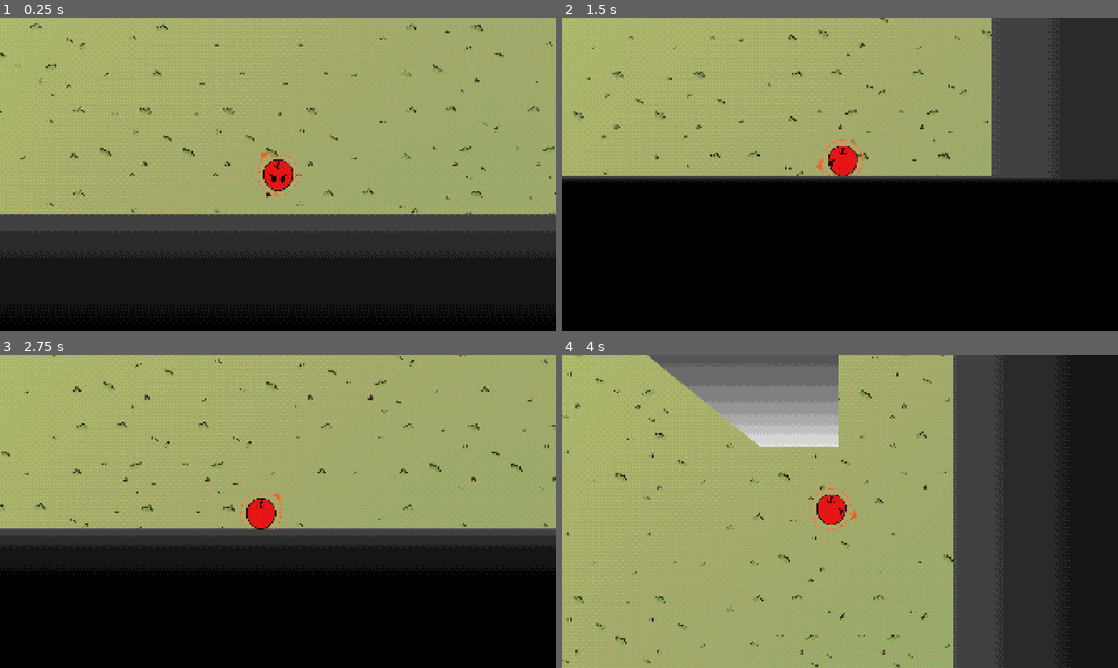
Above: before the commit, frames 1-4 (two rows, left to right).
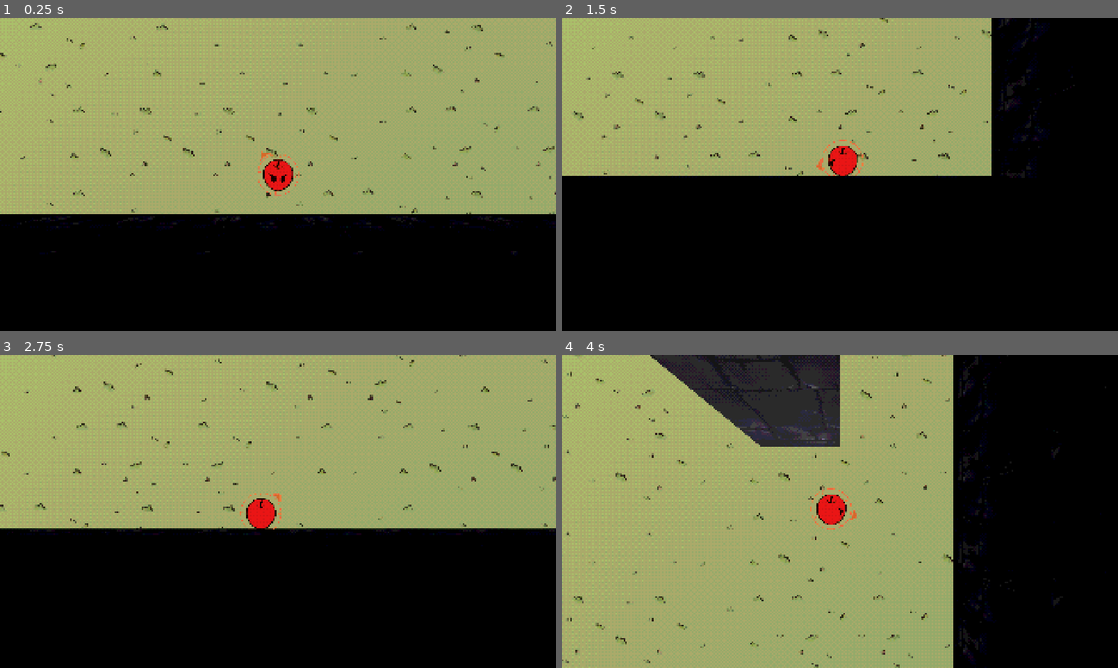
Above: after the commit, the same moments.

Repository: CasualShrub/arrow-head
Game: Godot game, scene res://scenes/levels/level_5.tscn
The game is run twice, just before and just after one commit, with the same random seed, the same clock (stepped at 60 frames per second) and the same inputs. This scene is started directly instead of the project's main scene. Sound files missing from this copy of the repository are replaced by a short silence.
Inputs (mouse positions are in pixels of both pictures, inside the frame that each line leads up to):
- Up to frame 1 (0.25 s): no input
- Up to frame 2 (1.5 s): tap Enter at 0.5 s; move the mouse to (962, 158) at 0.52 s; hold D (move_right) 0.53-1.28 s; hold Space (fire) 0.53-1.28 s; move the mouse to (728, 190) at 1.27 s; hold S (move_down) from 1.28 s (still down); tap R at 1.35 s
- Up to frame 3 (2.75 s): move the mouse to (333, 442) at 2.02 s; release S (move_down) at 2.03 s; hold D (move_right) from 2.03 s (still down); hold Space (fire) from 2.03 s (still down)
- Up to frame 4 (4 s): move the mouse to (812, 574) at 2.77 s; release D (move_right) at 2.78 s; release Space (fire) at 2.78 s; hold W (move_up) 2.78-3.53 s; tap R at 2.85 s; move the mouse to (1006, 558) at 3.52 s; hold A (move_left) from 3.53 s (still down); hold Space (fire) from 3.53 s (still down)

The runs differ from the first frame. In frame 1, 13% of the frame differs, in the area x 0-100%, y 62-77%; in frame 2, 13%; in frame 3, 5.7%; in frame 4, 27%, in the area x 15-92%, y 0-100%.

Commit message:
Update level_5.tscn

Diff:
--- a/scenes/levels/level_5.tscn
+++ b/scenes/levels/level_5.tscn
@@ -1,14 +1,25 @@
 [gd_scene format=3 uid="uid://dxidq6hqxgc5t"]
 
 [ext_resource type="PackedScene" uid="uid://b6c1h2si8ob6l" path="res://scenes/levels/encounter.tscn" id="1_r1vs7"]
-[ext_resource type="Shader" uid="uid://buv2tktnh5ufo" path="res://shaders/fade.gdshader" id="2_845dy"]
 [ext_resource type="PackedScene" uid="uid://c5i7j0ac0apq" path="res://scenes/enemies/enemy_bananarotten_line.tscn" id="2_laj7o"]
 [ext_resource type="PackedScene" uid="uid://b0566e6bt2wnb" path="res://scenes/enemies/enemy_bananaunripe_spray.tscn" id="3_fi56y"]
 [ext_resource type="PackedScene" uid="uid://b7xvltf5sfgso" path="res://scenes/enemies/enemy_spray.tscn" id="5_fi56y"]
+[ext_resource type="Shader" uid="uid://br4t4iofbd1o1" path="res://shaders/textured_fade.gdshader" id="5_hldbq"]
+[ext_resource type="Texture2D" uid="uid://w5firgaw1fbf" path="res://assets/textures/obsidian.png" id="6_fsnos"]
 
-[sub_resource type="ShaderMaterial" id="ShaderMaterial_845dy"]
+[sub_resource type="ShaderMaterial" id="ShaderMaterial_mxx4w"]
 render_priority = 0
-shader = ExtResource("2_845dy")
+shader = ExtResource("5_hldbq")
+shader_parameter/tex = ExtResource("6_fsnos")
+shader_parameter/tex_scale = 0.5
+shader_parameter/wall_height = 0.51
+shader_parameter/fade_start = -0.04
+
+[sub_resource type="ShaderMaterial" id="ShaderMaterial_vvoq0"]
+render_priority = 0
+shader = ExtResource("5_hldbq")
+shader_parameter/tex = ExtResource("6_fsnos")
+shader_parameter/tex_scale = 0.5
 shader_parameter/wall_height = 0.51
 shader_parameter/fade_start = -0.04
 
@@ -65,90 +76,90 @@
 [node name="some hallway" type="Node3D" parent="." index="2" unique_id=1966035763]
 transform = Transform3D(1, 0, 0, 0, 1, 0, 0, 0, 1, -5.838967, 0, 6.49942)
 
-[node name="SubViewportContainer_SubViewport_World_Walls#CSGBox3D3" type="CSGBox3D" parent="some hallway" index="0" unique_id=740901367]
-transform = Transform3D(1, 0, 0, 0, 1, 0, 0, 0, 1, 27.182518, 2.3838491, -17.231522)
+[node name="SubViewportContainer_SubViewport_World_Walls#CSGBox3D7" type="CSGBox3D" parent="some hallway" index="0" unique_id=410809193]
+transform = Transform3D(1, 0, 0, 0, 1, 0, 0, 0, 1, 27.182518, 2.3838491, -13.91399)
 use_collision = true
 collision_layer = 4
-size = Vector3(54.994644, 5.801819, 10.879425)
-material = SubResource("ShaderMaterial_845dy")
+size = Vector3(54.994644, 5.801819, 4.246002)
+material = SubResource("ShaderMaterial_mxx4w")
 
-[node name="SubViewportContainer_SubViewport_World_Walls#CSGBox3D4" type="CSGBox3D" parent="some hallway" index="1" unique_id=237923923]
+[node name="SubViewportContainer_SubViewport_World_Walls#CSGBox3D8" type="CSGBox3D" parent="some hallway" index="1" unique_id=926636609]
 transform = Transform3D(1, 0, 0, 0, 1, 0, 0, 0, 1, 27.182518, 2.421523, 33.83718)
 use_collision = true
 collision_layer = 4
 size = Vector3(54.994644, 5.8771667, 8.408813)
-material = SubResource("ShaderMaterial_845dy")
+material = SubResource("ShaderMaterial_mxx4w")
 
-[node name="SubViewportContainer_SubViewport_World_Walls#CSGBox3D5" type="CSGBox3D" parent="some hallway" index="2" unique_id=1979992459]
+[node name="SubViewportContainer_SubViewport_World_Walls#CSGBox3D9" type="CSGBox3D" parent="some hallway" index="2" unique_id=1401563776]
 transform = Transform3D(1, 0, 0, 0, 1, 0, 0, 0, 1, 17.08504, 2.4157095, 11.222664)
 use_collision = true
 collision_layer = 4
 size = Vector3(8.714607, 5.8655396, 53.637848)
-material = SubResource("ShaderMaterial_845dy")
+material = SubResource("ShaderMaterial_mxx4w")
 
-[node name="SubViewportContainer_SubViewport_World_Walls#CSGBox3D6" type="CSGBox3D" parent="some hallway" index="3" unique_id=829701429]
+[node name="SubViewportContainer_SubViewport_World_Walls#CSGBox3D10" type="CSGBox3D" parent="some hallway" index="3" unique_id=812518232]
 transform = Transform3D(1, 0, 0, 0, 1, 0, 0, 0, 1, 44.258682, 2.385314, 11.345711)
 use_collision = true
 collision_layer = 4
 size = Vector3(9.330448, 5.8047485, 53.391754)
-material = SubResource("ShaderMaterial_845dy")
+material = SubResource("ShaderMaterial_mxx4w")
 
 [node name="pillars" type="Node3D" parent="." index="3" unique_id=526948520]
 
-[node name="SubViewportContainer_SubViewport_World_Walls#CSGBox3D7" type="CSGBox3D" parent="pillars" index="0" unique_id=1869998688]
-transform = Transform3D(1, 0, 0, 0, 1, 0, 0, 0, 1, 29.824131, 2.385314, 28.711184)
+[node name="SubViewportContainer_SubViewport_World_Walls#CSGBox3D15" type="CSGBox3D" parent="pillars" index="0" unique_id=1587128748]
+transform = Transform3D(1, 0, 0, 0, 1, 0, 0, 0, 1, 20.174522, 2.385314, 28.669191)
 use_collision = true
 collision_layer = 4
-size = Vector3(2.032677, 5.8047485, 1.8213167)
-material = SubResource("ShaderMaterial_845dy")
+size = Vector3(2.0293388, 5.8047485, 1.9053011)
+material = SubResource("ShaderMaterial_vvoq0")
 
-[node name="SubViewportContainer_SubViewport_World_Walls#CSGBox3D10" type="CSGBox3D" parent="pillars" index="1" unique_id=2099551833]
-transform = Transform3D(1, 0, 0, 0, 1, 0, 0, 0, 1, 20.175745, 2.385314, 19.932375)
+[node name="SubViewportContainer_SubViewport_World_Walls#CSGBox3D18" type="CSGBox3D" parent="pillars" index="1" unique_id=2052057168]
+transform = Transform3D(1, 0, 0, 0, 1, 0, 0, 0, 1, 29.84719, 2.385314, 19.907396)
 use_collision = true
 collision_layer = 4
-size = Vector3(2.032677, 5.8047485, 1.8213167)
-material = SubResource("ShaderMaterial_845dy")
+size = Vector3(2.0293388, 5.8047485, 1.9053011)
+material = SubResource("ShaderMaterial_vvoq0")
 
-[node name="SubViewportContainer_SubViewport_World_Walls#CSGBox3D12" type="CSGBox3D" parent="pillars" index="2" unique_id=796477190]
-transform = Transform3D(1, 0, 0, 0, 1, 0, 0, 0, 1, 29.824131, 2.385314, 10.889243)
+[node name="SubViewportContainer_SubViewport_World_Walls#CSGBox3D17" type="CSGBox3D" parent="pillars" index="2" unique_id=1206238523]
+transform = Transform3D(1, 0, 0, 0, 1, 0, 0, 0, 1, 20.174522, 2.385314, 19.907396)
 use_collision = true
 collision_layer = 4
-size = Vector3(2.032677, 5.8047485, 1.8213167)
-material = SubResource("ShaderMaterial_845dy")
+size = Vector3(2.0293388, 5.8047485, 1.9053011)
+material = SubResource("ShaderMaterial_vvoq0")
 
-[node name="SubViewportContainer_SubViewport_World_Walls#CSGBox3D11" type="CSGBox3D" parent="pillars" index="3" unique_id=754584278]
-transform = Transform3D(1, 0, 0, 0, 1, 0, 0, 0, 1, 20.175745, 2.385314, 10.889243)
+[node name="SubViewportContainer_SubViewport_World_Walls#CSGBox3D22" type="CSGBox3D" parent="pillars" index="3" unique_id=1760390678]
+transform = Transform3D(1, 0, 0, 0, 1, 0, 0, 0, 1, 29.84719, 2.385314, 10.918009)
 use_collision = true
 collision_layer = 4
-size = Vector3(2.032677, 5.8047485, 1.8213167)
-material = SubResource("ShaderMaterial_845dy")
+size = Vector3(2.0293388, 5.8047485, 1.9053011)
+material = SubResource("ShaderMaterial_vvoq0")
 
-[node name="SubViewportContainer_SubViewport_World_Walls#CSGBox3D14" type="CSGBox3D" parent="pillars" index="4" unique_id=429875653]
-transform = Transform3D(1, 0, 0, 0, 1, 0, 0, 0, 1, 20.175745, 2.385314, 2.149806)
+[node name="SubViewportContainer_SubViewport_World_Walls#CSGBox3D21" type="CSGBox3D" parent="pillars" index="4" unique_id=678248327]
+transform = Transform3D(1, 0, 0, 0, 1, 0, 0, 0, 1, 20.174522, 2.385314, 2.1562138)
 use_collision = true
 collision_layer = 4
-size = Vector3(2.032677, 5.8047485, 1.8213167)
-material = SubResource("ShaderMaterial_845dy")
+size = Vector3(2.0293388, 5.8047485, 1.9053011)
+material = SubResource("ShaderMaterial_vvoq0")
 
-[node name="SubViewportContainer_SubViewport_World_Walls#CSGBox3D13" type="CSGBox3D" parent="pillars" index="5" unique_id=2133531123]
-transform = Transform3D(1, 0, 0, 0, 1, 0, 0, 0, 1, 29.824131, 2.385314, 2.149806)
+[node name="SubViewportContainer_SubViewport_World_Walls#CSGBox3D20" type="CSGBox3D" parent="pillars" index="5" unique_id=250529281]
+transform = Transform3D(1, 0, 0, 0, 1, 0, 0, 0, 1, 29.84719, 2.385314, 2.1562138)
 use_collision = true
 collision_layer = 4
-size = Vector3(2.032677, 5.8047485, 1.8213167)
-material = SubResource("ShaderMaterial_845dy")
+size = Vector3(2.0293388, 5.8047485, 1.9053011)
+material = SubResource("ShaderMaterial_vvoq0")
 
-[node name="SubViewportContainer_SubViewport_World_Walls#CSGBox3D9" type="CSGBox3D" parent="pillars" index="6" unique_id=433396667]
-transform = Transform3D(1, 0, 0, 0, 1, 0, 0, 0, 1, 29.824131, 2.385314, 19.932375)
+[node name="SubViewportContainer_SubViewport_World_Walls#CSGBox3D19" type="CSGBox3D" parent="pillars" index="6" unique_id=1494929791]
+transform = Transform3D(1, 0, 0, 0, 1, 0, 0, 0, 1, 20.174522, 2.385314, 10.918009)
 use_collision = true
 collision_layer = 4
-size = Vector3(2.032677, 5.8047485, 1.8213167)
-material = SubResource("ShaderMaterial_845dy")
+size = Vector3(2.0293388, 5.8047485, 1.9053011)
+material = SubResource("ShaderMaterial_vvoq0")
 
-[node name="SubViewportContainer_SubViewport_World_Walls#CSGBox3D8" type="CSGBox3D" parent="pillars" index="7" unique_id=425451442]
-transform = Transform3D(1, 0, 0, 0, 1, 0, 0, 0, 1, 20.175745, 2.385314, 28.711184)
+[node name="SubViewportContainer_SubViewport_World_Walls#CSGBox3D16" type="CSGBox3D" parent="pillars" index="7" unique_id=1776976625]
+transform = Transform3D(1, 0, 0, 0, 1, 0, 0, 0, 1, 29.84719, 2.385314, 28.669191)
 use_collision = true
 collision_layer = 4
-size = Vector3(2.032677, 5.8047485, 1.8213167)
-material = SubResource("ShaderMaterial_845dy")
+size = Vector3(2.0293388, 5.8047485, 1.9053011)
+material = SubResource("ShaderMaterial_vvoq0")
 
 [editable path="SubViewportContainer/SubViewport/World/Enemies/Enemy7"]
